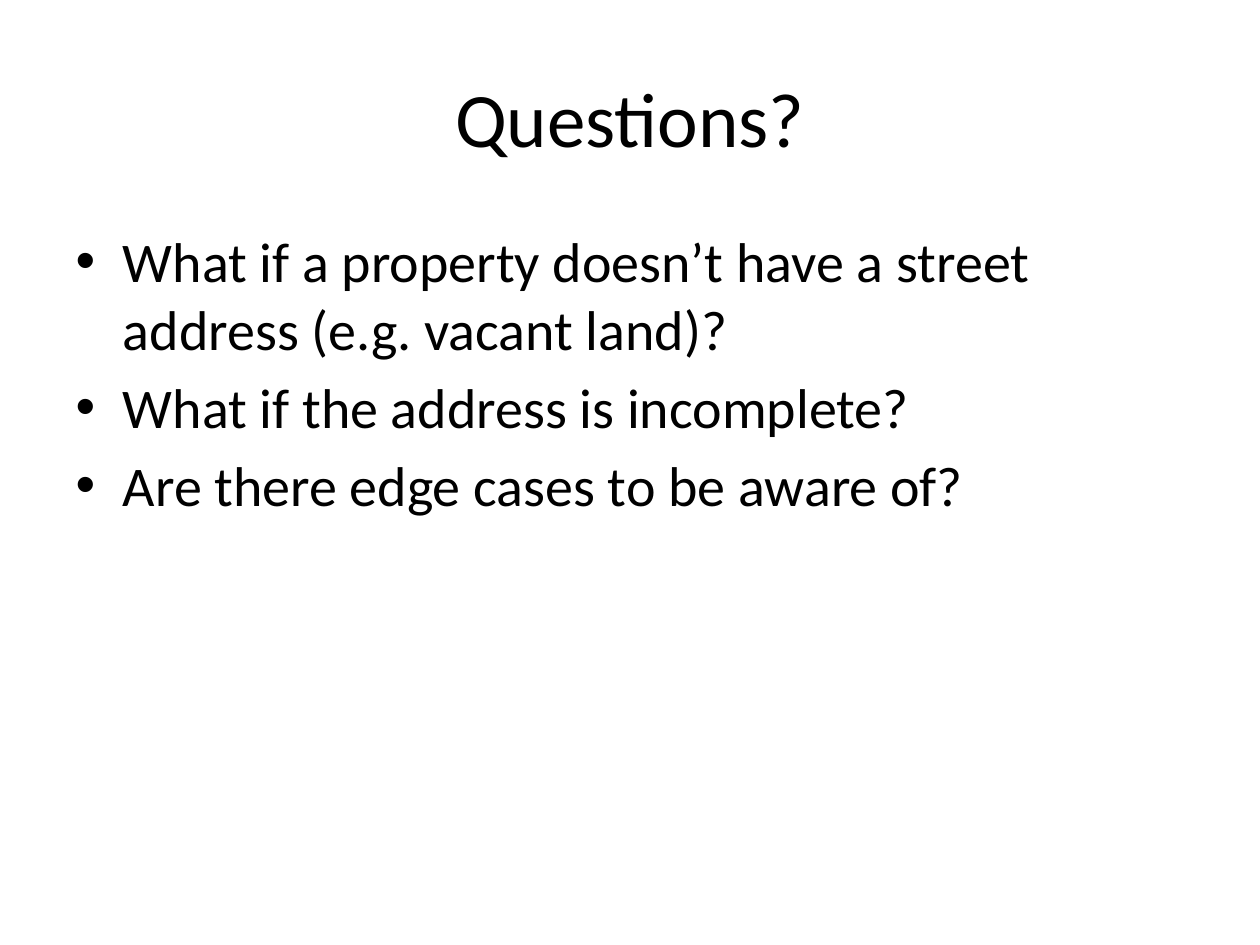
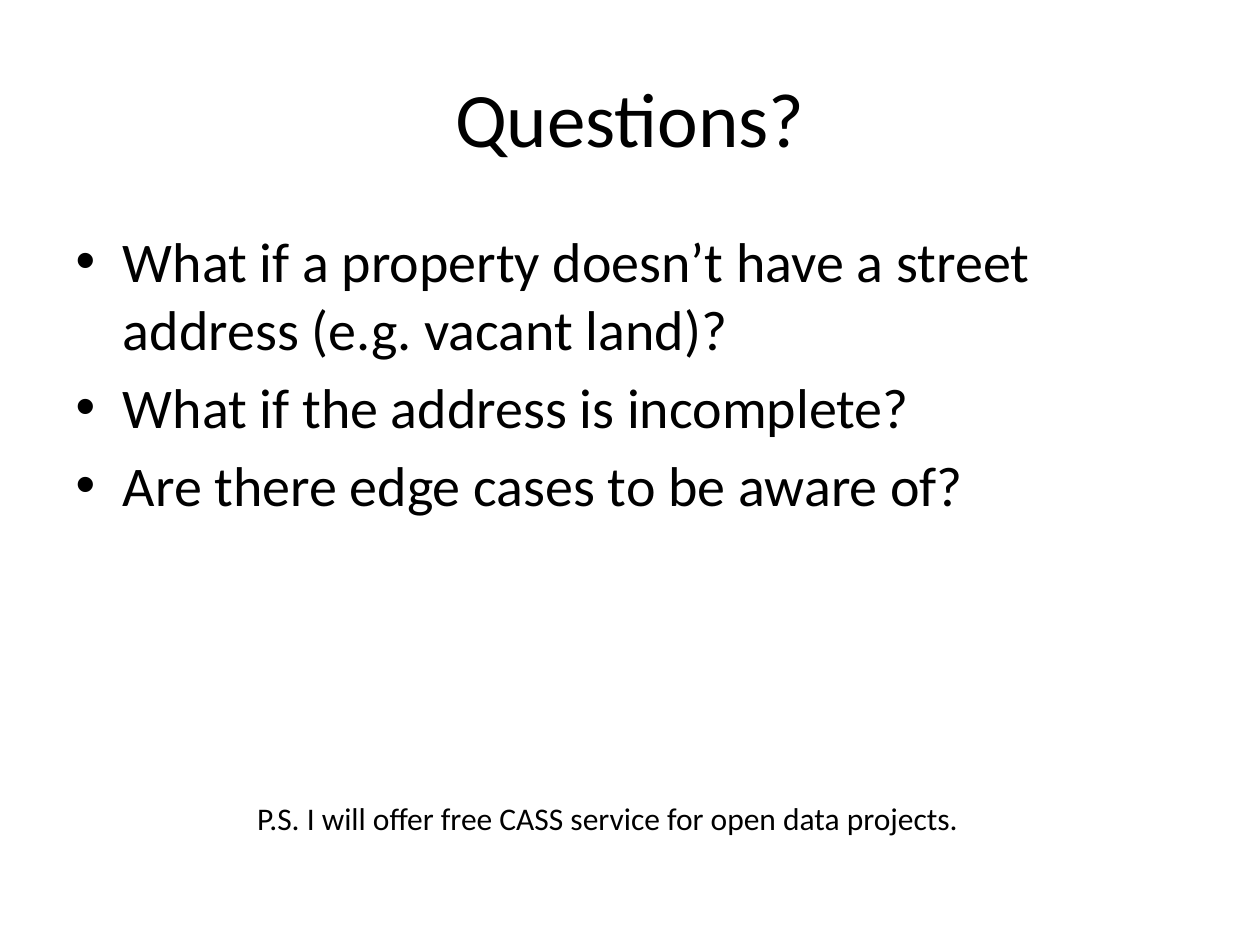
Before and after one commit to brianlong/street_address, a slide deck: slide 14 of presentations/street_addresses.pptx. Drawn at 1260x945 pixels with LibreOffice and Linux fonts; fonts in the diff are those of the drawing. Boxes give left, top, right and bottom in pixels: in the first picture for what was removed or moved away, otherwise in the second. Text is boxed around its words. In the diff, an @@ line names an element or a change of style, - is before the commit and + after.

```diff
--- a/presentations/street_addresses.pptx
+++ b/presentations/street_addresses.pptx
@@ text added at (257, 808, 958, 836), 18 pt, text #000000 @@
+P.S. I will offer free CASS service for open data projects.
```
Also in this commit, not shown: 4 other slides changed.
